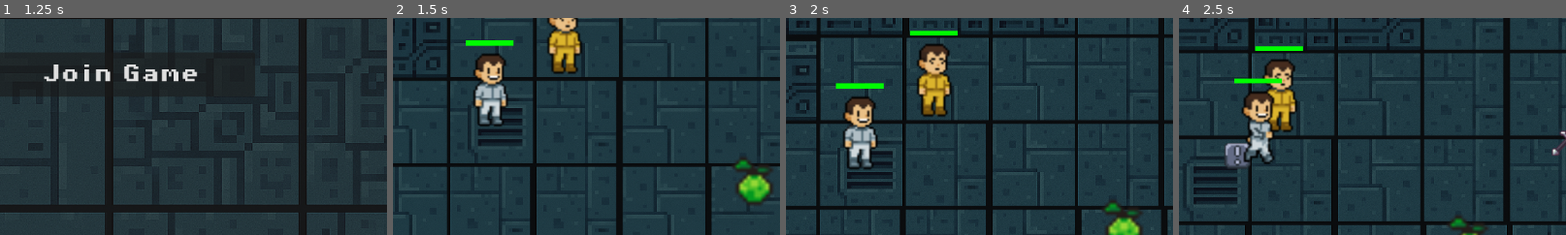
Above: before the commit, frames 1-4 (left to right).
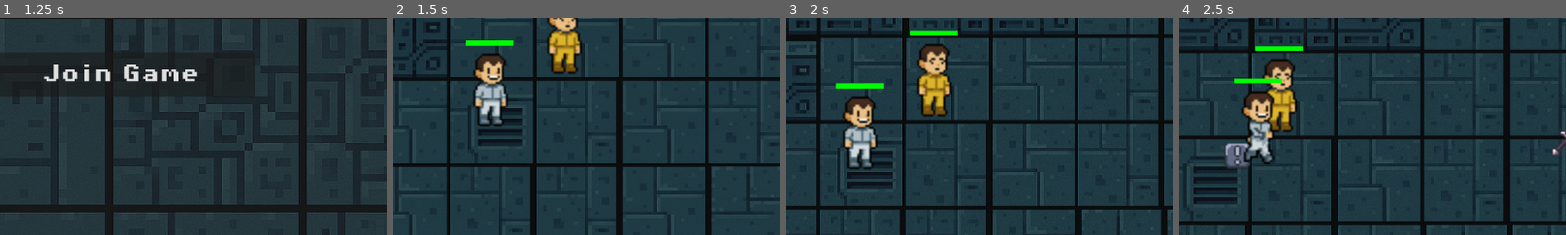
Above: after the commit, the same moments.

Repository: FlavienVa/Kill_The_Mickey
Game: Godot game, scene res://scenes/main_menu.tscn
Two runs of this game, one before a commit and one after it. Both use one fixed random seed, a clock stepped at 60 frames per second and the inputs below.
Inputs:
- Up to frame 1 (1.25 s): tap Enter at 0.5 s; hold D (p1_move_right) from 0.53 s (still down); tap Q (p1_attack) at 0.6 s; tap W (p1_move_up) at 0.77 s
- Up to frame 2 (1.5 s): release D (p1_move_right) at 1.25 s; click "Host Game" at 1.25 s
- Up to frame 3 (2 s): no input
- Up to frame 4 (2.5 s): hold D (p1_move_right) from 2.03 s (still down); tap R (p1_placetrap) at 2.1 s; tap W (p1_move_up) at 2.27 s
The pictures show only the part of the screen within x 36-86%, y 50-100%; the shares and areas given below are measured in that part.

Frame 1 is identical in both runs. In frame 2, 1.4% of the frame differs, in the area x 87-98%, y 64-87%; in frame 3, 1.0%; in frame 4, 0.4%.

Commit message:
interaction label done

Diff:
--- a/scenes/crowbar.tscn
+++ b/scenes/crowbar.tscn
@@ -39,7 +39,7 @@
 
 [node name="Interaction Area" parent="." instance=ExtResource("3_ucfpp")]
 position = Vector2(-5, -2)
-action_name = "pick up"
+action_name = "pick"
 
 [node name="CollisionShape2D" type="CollisionShape2D" parent="Interaction Area"]
 position = Vector2(6, 0)
--- a/scenes/game.tscn
+++ b/scenes/game.tscn
@@ -8,7 +8,6 @@
 [ext_resource type="PackedScene" uid="uid://dyondbhyde86n" path="res://scenes/hidingSpot.tscn" id="8_dinhu"]
 [ext_resource type="PackedScene" uid="uid://bhvw5cvcxc3xb" path="res://scenes/enemy.tscn" id="8_gee14"]
 [ext_resource type="Texture2D" uid="uid://bpokv0lviygyq" path="res://assets/sprites/pixil-frame-0(1).png" id="9_0tnpc"]
-[ext_resource type="PackedScene" uid="uid://owidbxma4otx" path="res://scenes/apple.tscn" id="9_vtaks"]
 [ext_resource type="AudioStream" uid="uid://iqg3tey1tqkx" path="res://assets/music/Main.wav" id="11_kvpfn"]
 [ext_resource type="PackedScene" uid="uid://bk5iakrpnrpyt" path="res://scenes/doors.tscn" id="13_kvuet"]
 [ext_resource type="PackedScene" uid="uid://cfm5nyb3t8ahb" path="res://scenes/crowbar.tscn" id="14_trtic"]
@@ -136,10 +135,6 @@
 [node name="Enemy" parent="." instance=ExtResource("8_gee14")]
 position = Vector2(5606, -368)
 
-[node name="Apple" parent="." instance=ExtResource("9_vtaks")]
-position = Vector2(963, -40)
-scale = Vector2(10.9766, 10.9766)
-
 [node name="PrinterV1" type="Sprite2D" parent="."]
 position = Vector2(3952, -2011)
 scale = Vector2(10.9766, 10.9766)
--- a/scenes/hammer.tscn
+++ b/scenes/hammer.tscn
@@ -39,7 +39,7 @@
 
 [node name="Interaction Area" parent="." instance=ExtResource("3_20s2t")]
 position = Vector2(-5, -2)
-action_name = "pick up"
+action_name = "pick"
 
 [node name="CollisionShape2D" type="CollisionShape2D" parent="Interaction Area"]
 position = Vector2(6, 0)
--- a/scenes/interaction_area.tscn
+++ b/scenes/interaction_area.tscn
@@ -1,10 +1,21 @@
-[gd_scene load_steps=2 format=3 uid="uid://r6d6fjkoicai"]
+[gd_scene load_steps=3 format=3 uid="uid://r6d6fjkoicai"]
 
 [ext_resource type="Script" uid="uid://pybquynk1fgn" path="res://scripts/interaction_area.gd" id="1_40t11"]
+[ext_resource type="FontFile" uid="uid://vgl0sm2xl6rm" path="res://assets/fonts/PixelOperator8-Bold.ttf" id="2_8sep7"]
 
 [node name="Interaction Area" type="Area2D"]
 collision_mask = 2
 script = ExtResource("1_40t11")
 
+[node name="Label" type="Label" parent="."]
+z_index = 20
+offset_left = -163.0
+offset_top = -11.0
+offset_right = 155.0
+offset_bottom = 17.0
+theme_override_fonts/font = ExtResource("2_8sep7")
+theme_override_font_sizes/font_size = 24
+text = "[E] to interact"
+
 [connection signal="body_entered" from="." to="." method="_on_body_entered"]
 [connection signal="body_exited" from="." to="." method="_on_body_exited"]
--- a/scenes/lava_pit.tscn
+++ b/scenes/lava_pit.tscn
@@ -16,5 +16,5 @@
 [node name="Killzone" parent="." instance=ExtResource("3_nc2nb")]
 
 [node name="CollisionShape2D" type="CollisionShape2D" parent="Killzone"]
-position = Vector2(-4, 0.5)
+position = Vector2(-4, -1)
 shape = SubResource("RectangleShape2D_uoo7y")
--- a/scenes/player.tscn
+++ b/scenes/player.tscn
@@ -1,9 +1,8 @@
-[gd_scene load_steps=8 format=3 uid="uid://bndpgu0c7tlr6"]
+[gd_scene load_steps=7 format=3 uid="uid://bndpgu0c7tlr6"]
 
 [ext_resource type="Script" uid="uid://v4sqeqywc10n" path="res://scripts/player.gd" id="1_g2els"]
 [ext_resource type="SpriteFrames" uid="uid://c8ga15eqyabxr" path="res://player/variants/shy.tres" id="2_qhqgy"]
-[ext_resource type="AudioStream" uid="uid://cljobawfdgtn0" path="res://assets/sounds/damage.wav" id="3_qhqgy"]
-[ext_resource type="AudioStream" uid="uid://cyiic4cqsxlr4" path="res://assets/sounds/swing.wav" id="4_dqkch"]
+[ext_resource type="AudioStream" uid="uid://d1w6eabf6xvhw" path="res://assets/sounds/swing.wav" id="4_dqkch"]
 
 [sub_resource type="RectangleShape2D" id="RectangleShape2D_g2els"]
 size = Vector2(62, 201)
@@ -61,7 +60,6 @@
 show_percentage = false
 
 [node name="DamageTakenAudio" type="AudioStreamPlayer" parent="."]
-stream = ExtResource("3_qhqgy")
 volume_db = -5.622
 
 [node name="WeaponSwingAudio" type="AudioStreamPlayer" parent="."]
--- a/scenes/wrench.tscn
+++ b/scenes/wrench.tscn
@@ -39,7 +39,7 @@
 
 [node name="Interaction Area" parent="." instance=ExtResource("3_jy0vm")]
 position = Vector2(-5, -2)
-action_name = "pick up"
+action_name = "pick"
 
 [node name="CollisionShape2D" type="CollisionShape2D" parent="Interaction Area"]
 position = Vector2(6, 0)
--- a/scripts/interaction_area.gd
+++ b/scripts/interaction_area.gd
@@ -4,9 +4,24 @@
 @export var action_name: String = "interact"
 var interact: Callable = func(): pass
 var current_player: Node2D
+@onready var label = $Label
+const base_text_player1 = "[E] to "
+const base_text_player2 = "[SHIFT] to "
+
+func _ready() -> void:
+	label.hide()
 
 func _on_body_entered(body):
 	if body.is_in_group("player"):
+
+		if PlayerManager.get_player_by_name("Player1") == body :
+			label.text = base_text_player1 + action_name
+			if action_name == "hide" and body.is_shy() or action_name == "operate" and body.is_smart() or action_name == "pick":
+				label.show()
+		elif PlayerManager.get_player_by_name("Player2") == body :
+			label.text = base_text_player2 + action_name
+			if action_name == "hide" and body.is_shy() or action_name == "operate" and body.is_smart() or action_name == "pick":
+				label.show()
 		InteractionManager.register_area(self, body)
 		current_player = body
 
@@ -14,3 +29,4 @@
 	if body.is_in_group("player"):
 		InteractionManager.unregister_area(self, body)
 		current_player = null
+		label.hide()
--- a/scripts/interaction_manager.gd
+++ b/scripts/interaction_manager.gd
@@ -33,6 +33,7 @@
 	var closest_player = null
 	var closest_area = null
 	var shortest_distance = INF
+	label.hide()
 
 	# Find the closest player-area combination
 	for player in player_active_areas.keys():
@@ -49,18 +50,18 @@
 				closest_player = player
 				closest_area = areas[0]
 
-	# Display label for the closest interaction
-	if closest_area and closest_player:
-		#print("label show")
-		label.text = base_text + closest_area.action_name
-		label.global_position = closest_area.global_position
-		#print(label.global_position)
-		label.global_position.y -= 100
-		label.global_position.x -= label.size.x / 2
-		label.show()
-	else:
-		#print("label hide")
-		label.hide()
+	## Display label for the closest interaction
+	#if closest_area and closest_player:
+		##print("label show")
+		#label.text = base_text + closest_area.action_name
+		#label.global_position = closest_area.global_position
+		##print(label.global_position)
+		#label.global_position.y -= 100
+		#label.global_position.x -= label.size.x / 2
+		#label.show()
+	#else:
+		##print("label hide")
+		#label.hide()
 
 func _sort_by_distance_to_player(area1, area2, player):
 	var area1_to_player = player.global_position.distance_to(area1.global_position)
Not shown, added: assets/sounds/swing.wav.import
Not shown, added: assets/sprites/gun.png.import
Not shown: 1 places in scenes/game.tscn that only renumber resources
Not shown: 1 places in scenes/gun.tscn that only renumber resources
